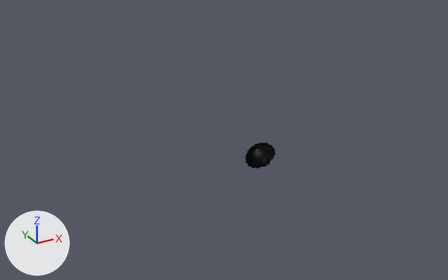
What one commit did to the Blender file sketch/weather3.blend.
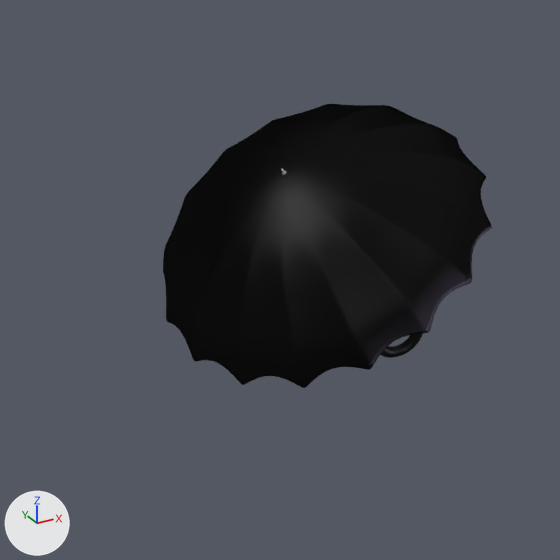
Each version appears first whole from a camera (50 mm lens) standing at (-19.8, -30.2, 18.3) and looking at (-1.6, 2.9, 1.7), and next in a close-up on the part from 51% to 63% of the width and 48% to 66% of the height. Arrows for +X, +Y and +Z are at lower left; the lights stay in place.

Names of what the first close-up shows: 'umbrella'.
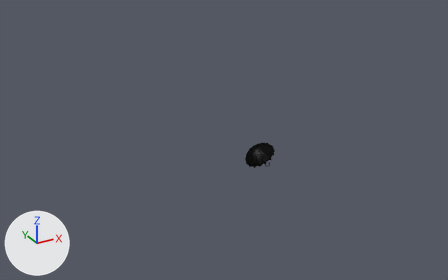
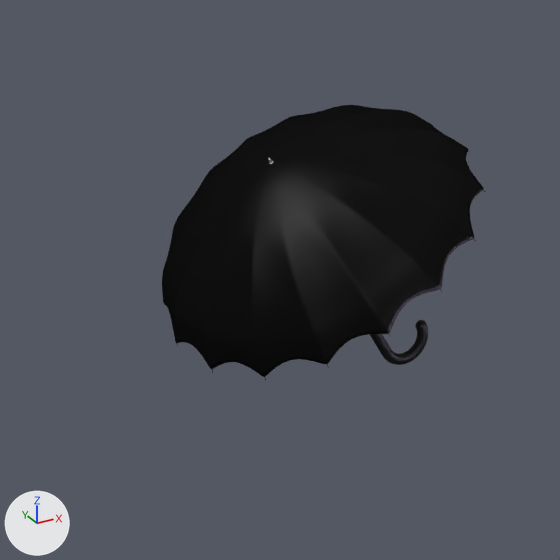
Diff of the bpy script that builds the scene:
```diff
--- a/sketch/weather3.blend.py
+++ b/sketch/weather3.blend.py
@@ ob_umbrella @@
 ob_umbrella.location = (0.107, 0.82, 0.857)
-ob_umbrella.rotation_euler = (0.253, -0.498, -0.229)  # degrees (14, -29, -13)
+ob_umbrella.rotation_euler = (0.0, -0.533, 0.0)  # degrees (0, -31, 0)
 ob_umbrella.scale = (1.36, 1.36, 1.36)
```

Location of each change, [x1, y1, x2, y2] in pixels of the close-ups (560 x 560 px):
'umbrella', turned: before [163, 104, 492, 388]; after [162, 105, 484, 377]
'handle', turned: before [380, 333, 423, 358]; after [370, 320, 428, 365]
